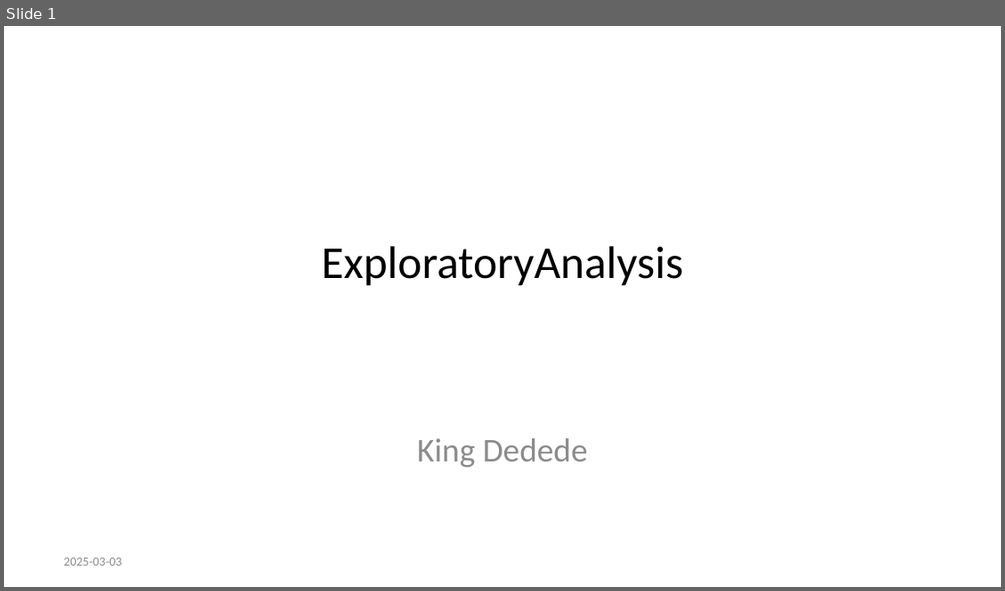
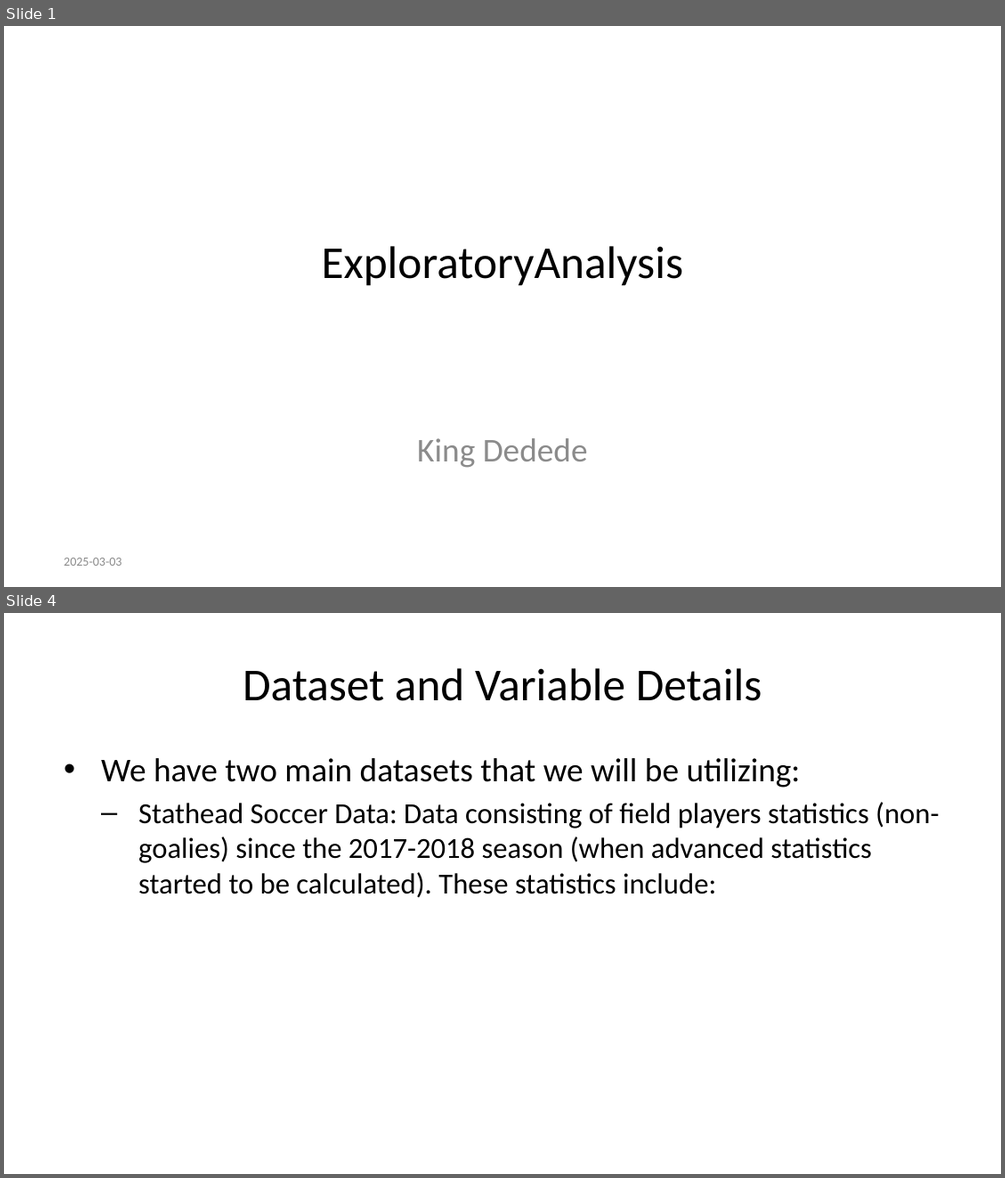
Before and after one commit to HendersonAR/Capstone, a slide deck: PresentationDeck1.pptx. Shown one above the other, each under a label of ours: slide 1 before the commit, slides 1 and 4 after it; the slides between them are not shown. The pictures are 1005x591 and 1005x1178 pixels, drawn with LibreOffice and Linux fonts; fonts in the diff are those of the drawing. Boxes give left, top, right and bottom in pixels: in the first picture for what was removed or moved away, otherwise in the second. Text is boxed around its words. In the diff, an @@ line names an element or a change of style, - is before the commit and + after.

```diff
--- a/PresentationDeck1.pptx
+++ b/PresentationDeck1.pptx
@@ slide 4 added at [4,613,1001,1174], background #FFFFFF @@
@@ title added at [243,668,762,701], 33 pt, text #000000 @@
+Dataset and Variable Details
@@ text added at [101,758,938,898], 21 pt, text #000000 @@
+• We have two main datasets that we will be utilizing:
+  – Stathead Soccer Data: Data consisting of field players statistics (non-goalies) since the 2017-2018 season (when advanced statistics started to be calculated). These statistics include:
```
Also in this commit, not shown: 2 other slides added, 1 slide removed, 1 other file.
